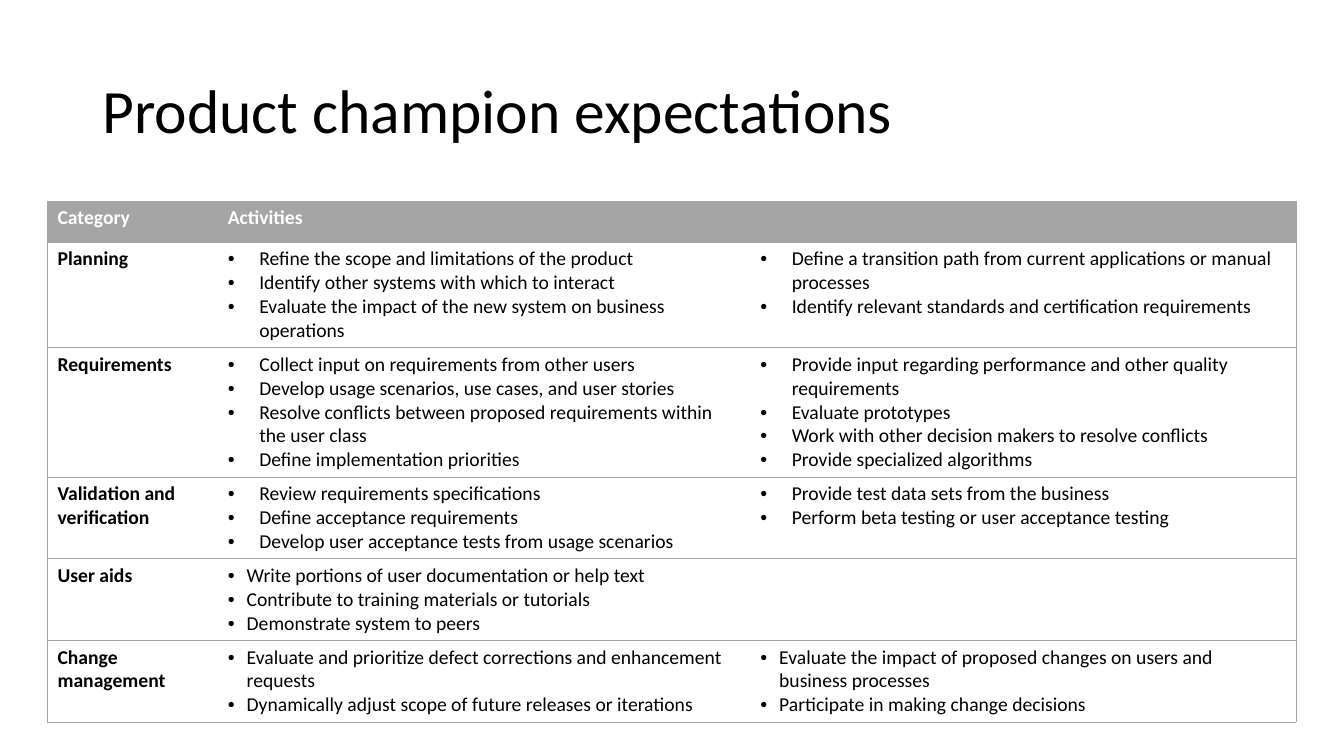
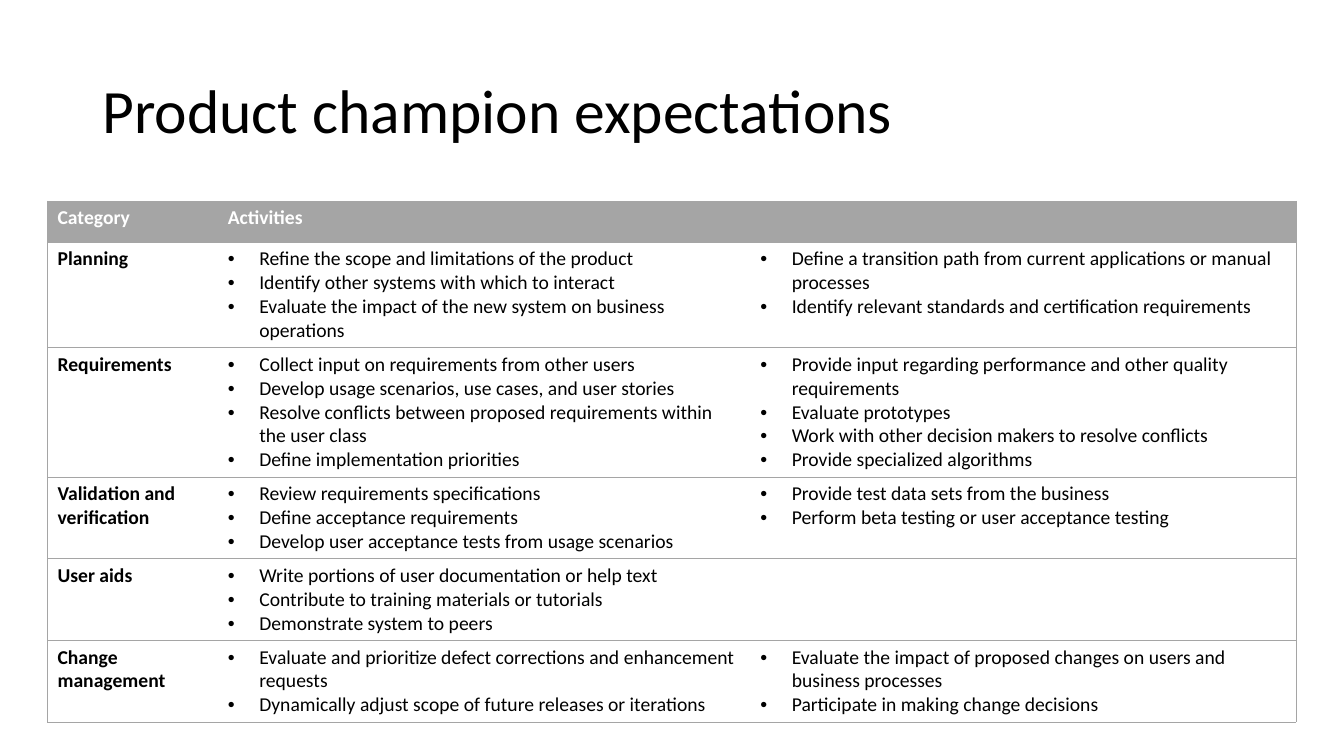
Before and after one commit to MengshanChen/SU_CPSC_5100_18FQ, a slide deck: slide 17 of lectures/Voice of the User.pptx. Drawn at 1344x756 pixels with LibreOffice and Linux fonts; fonts in the diff are those of the drawing. Boxes give left, top, right and bottom in pixels: in the first picture for what was removed or moved away, otherwise in the second. Text is boxed around its words. In the diff, an @@ line names an element or a change of style, - is before the commit and + after.

```diff
--- a/lectures/Voice of the User.pptx
+++ b/lectures/Voice of the User.pptx
@@ table at (x1=47, y1=202, x2=1296, y2=719) @@
@@ indent changed @@
```
Also in this commit, not shown: 3 other slides changed, 28 other files.
